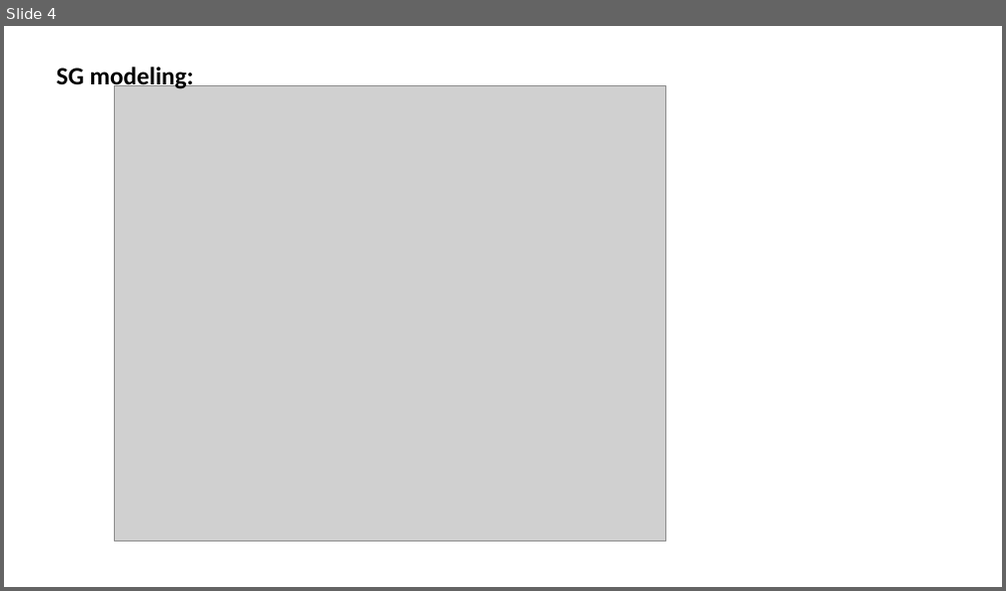
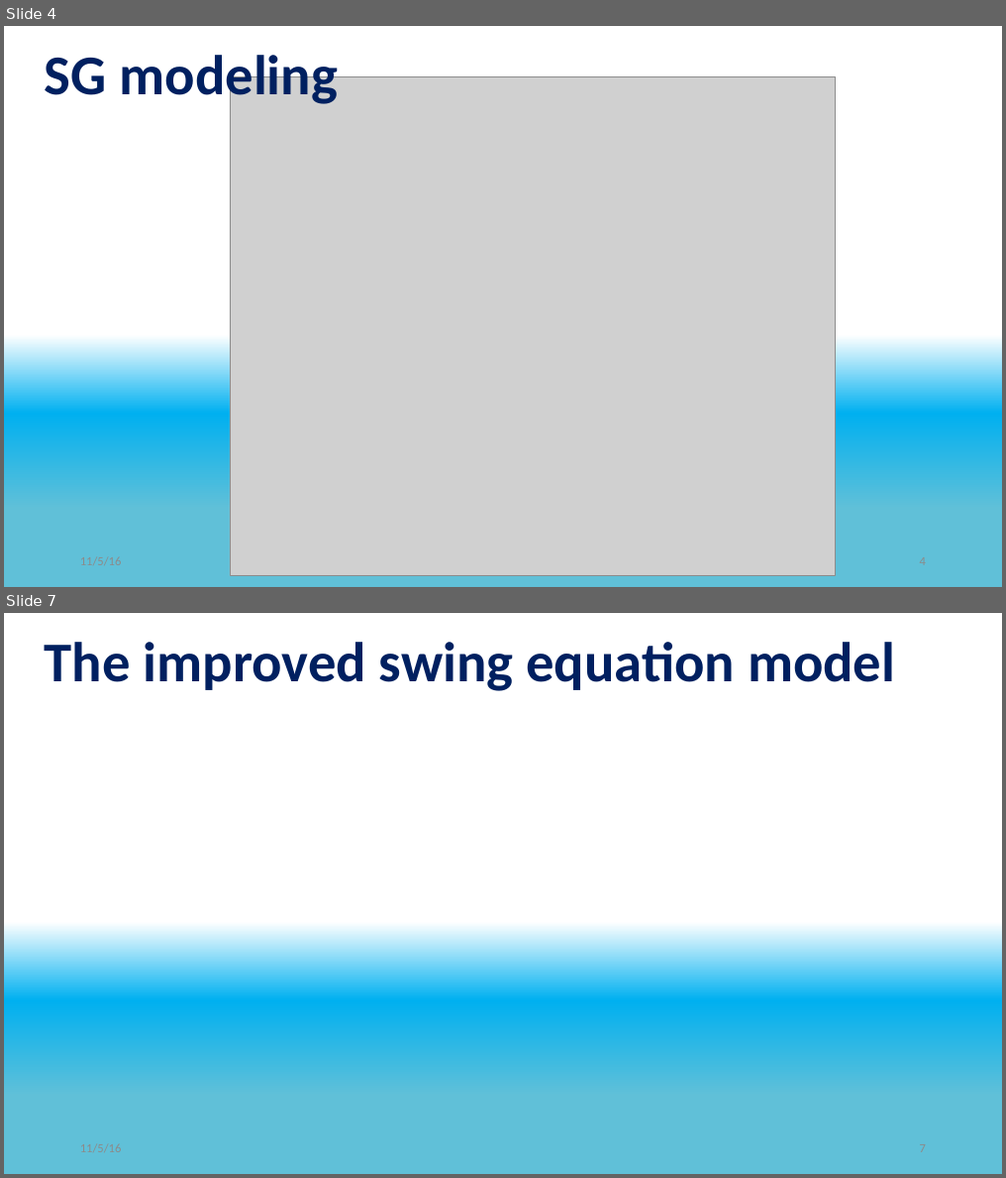
Before and after one commit to eladven/thesis, a slide deck: Presentations/Seminar.pptx. Shown one above the other, each under a label of ours: slide 4 before the commit, slides 4 and 7 after it; the slides between them are not shown. The pictures are 1006x591 and 1006x1178 pixels, drawn with LibreOffice and Linux fonts; fonts in the diff are those of the drawing; grey boxes stand for pictures. Boxes give left, top, right and bottom in pixels: in the first picture for what was removed or moved away, otherwise in the second. Text is boxed around its words. In the diff, an @@ line names an element or a change of style, - is before the commit and + after.

```diff
--- a/Presentations/Seminar.pptx
+++ b/Presentations/Seminar.pptx
@@ slide 7 added at (4,613,1002,1174), background gradient #FFFFFF to #00B0F0 to #60C0D8 @@
@@ title added at (45,642,895,691), 54 pt, text #002060, bold @@
+The improved swing equation model
@@ slide 4 changed as well @@
@@ background #FFFFFF to gradient #FFFFFF to #00B0F0 to #60C0D8 @@
@@ title "SG modeling" at (45,55,339,108): vertical alignment top to bottom @@
@@ title at (45,55,339,108): text changed; size 24 to 54 pt; text colour #000000 to #002060 @@
-SG modeling:
+SG modeling
@@ picture: place and size @@
-picture at (114,85,665,541)
+picture at (230,76,835,576)
```
Also in this commit, not shown: 6 other slides changed, 15 other slides added, 20 slides removed.
